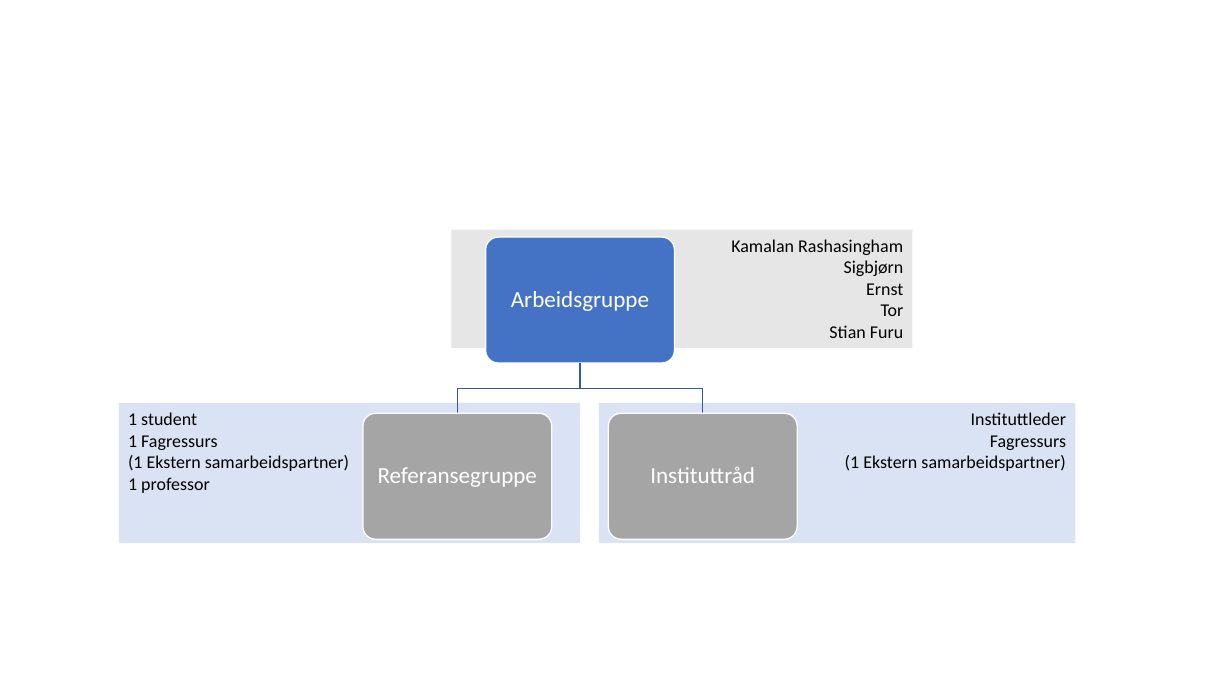
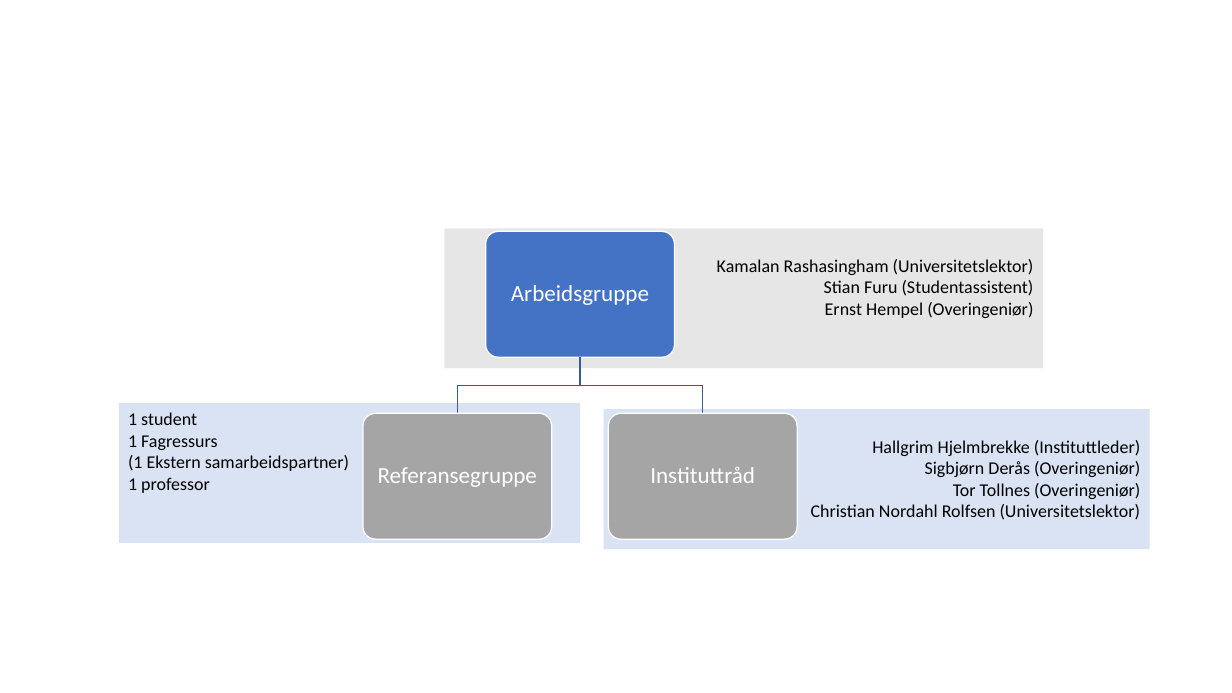
Before and after one commit to stianfuru/DIKU, a slide deck: slide 1 of Pilot2_organisering av prosjektteamet.pptx. Drawn at 1232x693 pixels with LibreOffice and Linux fonts; fonts in the diff are those of the drawing. Boxes give left, top, right and bottom in pixels: in the first picture for what was removed or moved away, otherwise in the second. Text is boxed around its words. In the diff, an @@ line names an element or a change of style, - is before the commit and + after.

```diff
--- a/Pilot2_organisering av prosjektteamet.pptx
+++ b/Pilot2_organisering av prosjektteamet.pptx
@@ rectangle "Kamalan Rashasingham (Universitetslektor)": place and size @@
-rectangle "Kamalan Rashasingham (Universitetslektor)" at bbox=[452, 230, 913, 348]
+rectangle "Kamalan Rashasingham (Universitetslektor)" at bbox=[445, 228, 1043, 368]
@@ rounded rectangle: place and size @@
-rounded rectangle at bbox=[486, 238, 675, 363]
+rounded rectangle at bbox=[486, 231, 675, 357]
@@ text "Arbeidsgruppe": place and size @@
-text "Arbeidsgruppe" at bbox=[511, 291, 649, 311]
+text "Arbeidsgruppe" at bbox=[511, 285, 649, 305]
@@ text in rectangle at bbox=[717, 259, 1034, 318]: text changed @@
-Kamalan Rashasingham
-Sigbjørn
-Ernst
-Tor
-Stian Furu
+Kamalan Rashasingham (Universitetslektor)
+Stian Furu (Studentassistent)
+Ernst Hempel (Overingeniør)
@@ freeform shape: place and size @@
-freeform shape at bbox=[457, 363, 580, 413]
+freeform shape at bbox=[457, 358, 580, 414]
@@ freeform shape: place and size @@
-freeform shape at bbox=[580, 363, 703, 413]
+freeform shape at bbox=[580, 358, 703, 414]
@@ rectangle "Hallgrim Hjelmbrekke (Instituttleder)": place and size @@
-rectangle "Hallgrim Hjelmbrekke (Instituttleder)" at bbox=[599, 403, 1076, 543]
+rectangle "Hallgrim Hjelmbrekke (Instituttleder)" at bbox=[604, 409, 1150, 549]
@@ text in rectangle at bbox=[811, 440, 1141, 520]: text changed @@
-Instituttleder
-Fagressurs
-(1 Ekstern samarbeidspartner)
+Hallgrim Hjelmbrekke (Instituttleder)
+Sigbjørn Derås (Overingeniør)
+Tor Tollnes (Overingeniør)
+Christian Nordahl Rolfsen (Universitetslektor)
```
Also in this commit, not shown: 2 other files.
